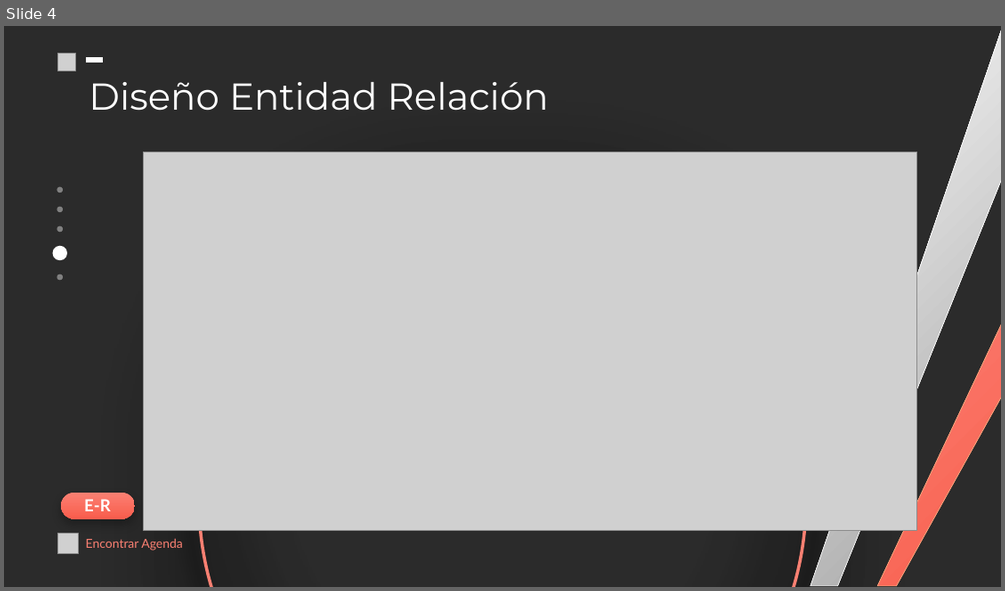
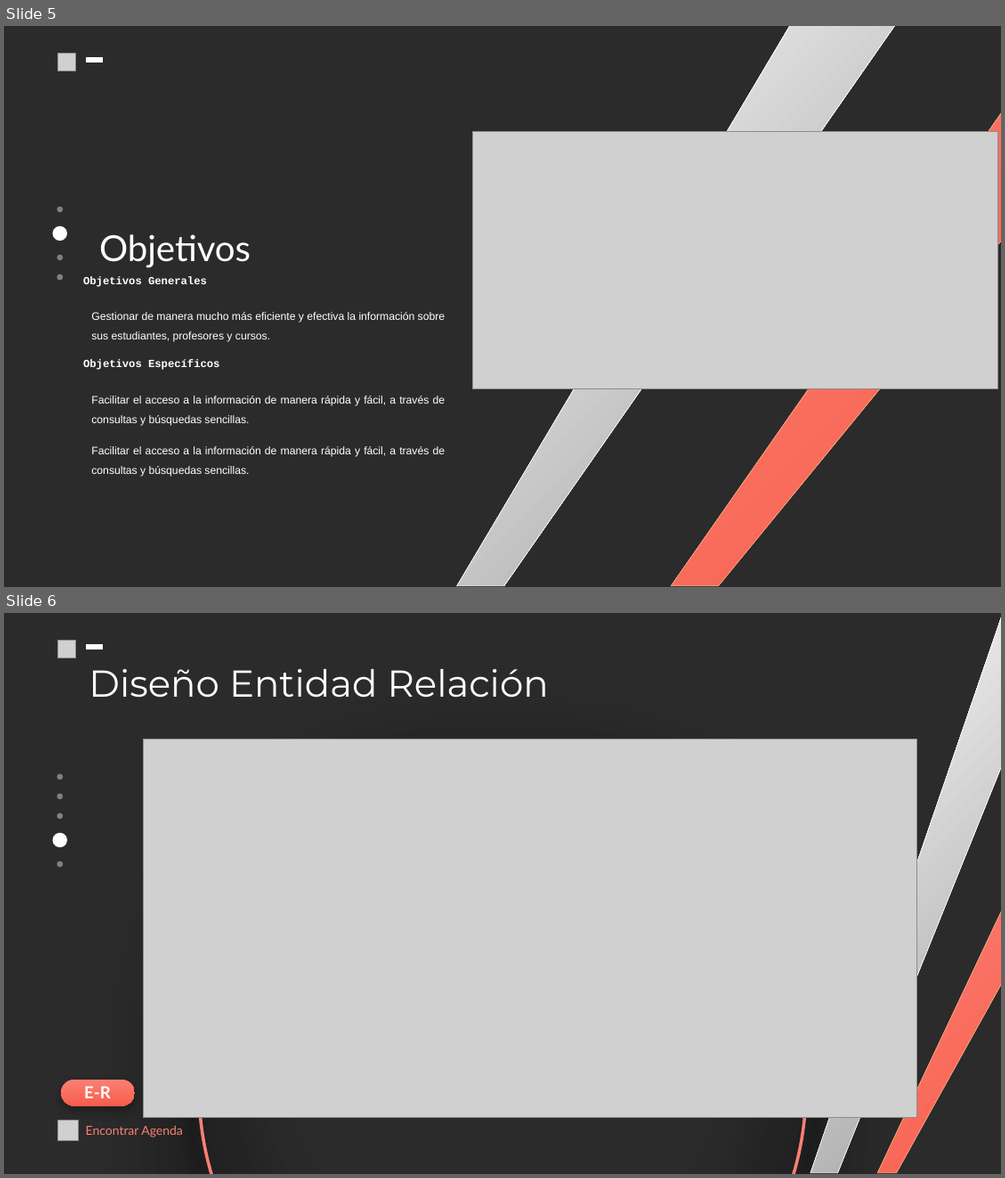
Before and after one commit to REXFOX195/base-de-datos-2, a slide deck: hito 5/Proyecto final/defenza powerpoint.pptx. Shown one above the other, each under a label of ours: slide 4 before the commit, slides 5 and 6 after it. The pictures are 1005x591 and 1005x1178 pixels, drawn with LibreOffice and Linux fonts; fonts in the diff are those of the drawing; grey boxes stand for pictures; background and template pictures are left out; a plain dark background stands for a picture behind light text. Boxes give left, top, right and bottom in pixels: in the first picture for what was removed or moved away, otherwise in the second. Text is boxed around its words. In the diff, an @@ line names an element or a change of style, - is before the commit and + after.

```diff
--- a/hito 5/Proyecto final/defenza powerpoint.pptx
+++ b/hito 5/Proyecto final/defenza powerpoint.pptx
@@ slide 5 added at box(4, 26, 1001, 587), background picture (left out) @@
@@ math minus added at box(82, 48, 105, 71), fill #FFFFFF @@
@@ freeform shape added at box(457, 26, 896, 586), fill gradient #979797 to #FFFFFF, outline #FFFFFF 0.5 pt @@
@@ picture added at box(57, 53, 76, 70) @@
@@ picture added at box(473, 131, 998, 389) @@
@@ freeform shape added at box(671, 111, 1001, 586), fill gradient #F95D4D to #FA8072, outline #F4B183 0.5 pt @@
@@ ellipse added at box(57, 206, 63, 212), fill #808080 @@
@@ ellipse added at box(53, 225, 67, 240), fill #FFFFFF @@
@@ text added at box(99, 234, 251, 267), 34.5 pt, text #FFFFFF @@
+Objetivos
@@ ellipse added at box(57, 255, 63, 261), fill #808080 @@
@@ ellipse added at box(57, 274, 63, 281), fill #808080 @@
@@ text added at box(83, 276, 445, 476), 10.5 pt, text #FFFFFF @@
+Objetivos Generales
+Gestionar de manera mucho más eficiente y efectiva la información sobre sus estudiantes, profesores y cursos.
+Objetivos Específicos
+Facilitar el acceso a la información de manera rápida y fácil, a través de consultas y búsquedas sencillas.
+Facilitar el acceso a la información de manera rápida y fácil, a través de consultas y búsquedas sencillas.
@@ what was slide 4 is now slide 6 @@
```
Also in this commit, not shown: 1 other slide added, 2 other files.
